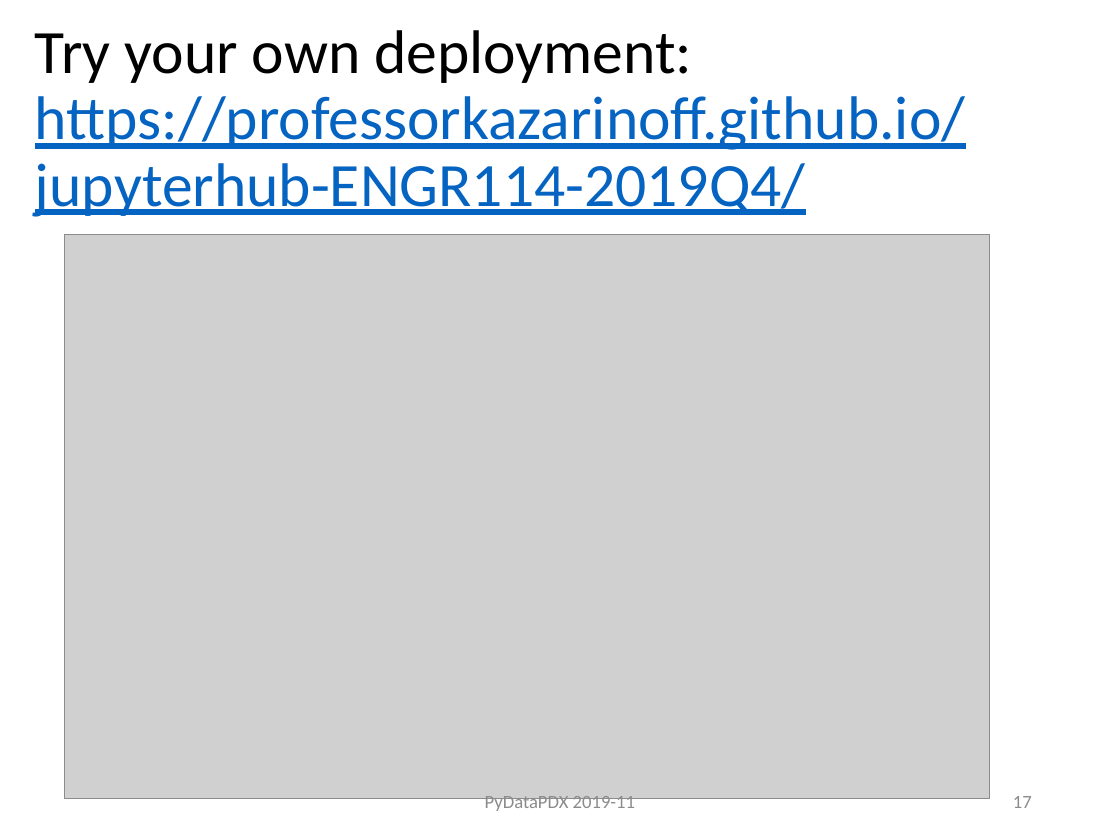
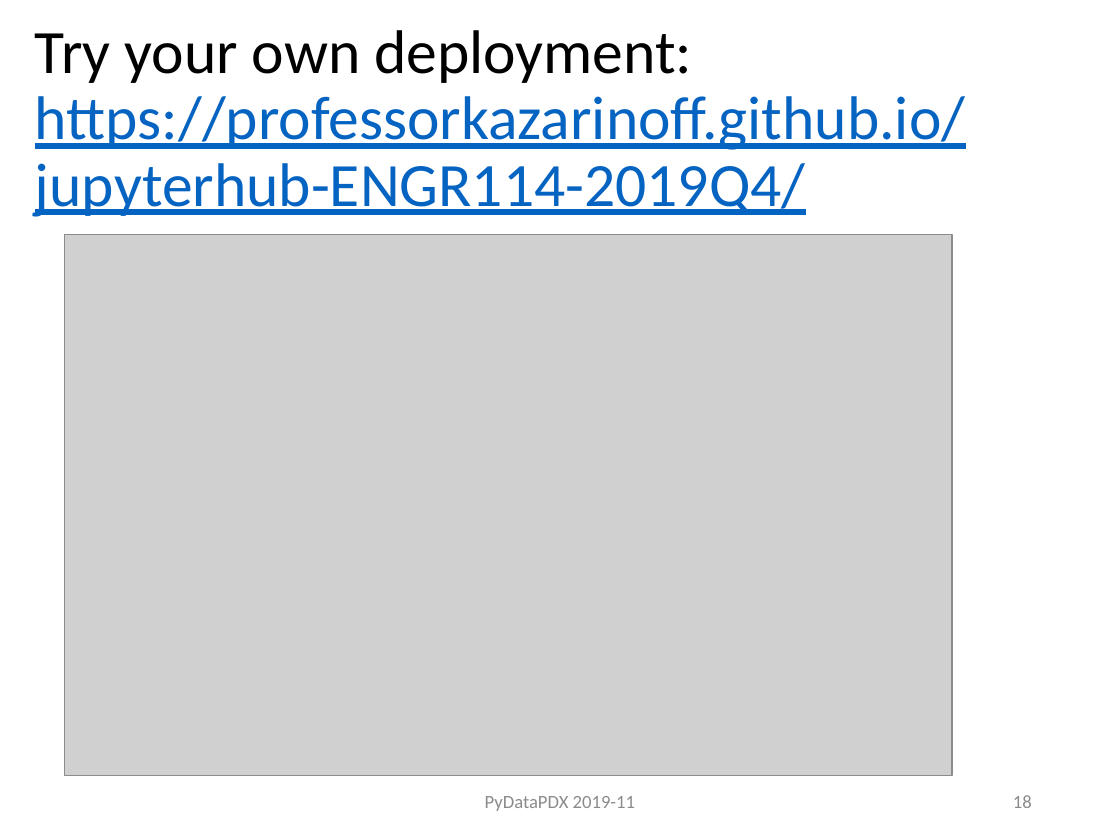
Before and after one commit to ProfessorKazarinoff/PyDataPDX-2019-11, a slide deck: slide 18 of PeterKazarinoff_PyDataPDX_2019-11.pptx (slide 17 before the commit). Drawn at 1120x840 pixels with LibreOffice and Linux fonts; fonts in the diff are those of the drawing; grey boxes stand for pictures. Boxes give left, top, right and bottom in pixels: in the first picture for what was removed or moved away, otherwise in the second. Text is boxed around its words. In the diff, an @@ line names an element or a change of style, - is before the commit and + after.

```diff
--- a/PeterKazarinoff_PyDataPDX_2019-11.pptx
+++ b/PeterKazarinoff_PyDataPDX_2019-11.pptx
@@ picture resized from (x1=65, y1=234, x2=990, y2=799) to (x1=65, y1=234, x2=952, y2=775) @@
@@ page number at (x1=1013, y1=795, x2=1032, y2=808): text changed @@
-17
+18
```
Also in this commit, not shown: 5 other slides changed, 2 slides added.
